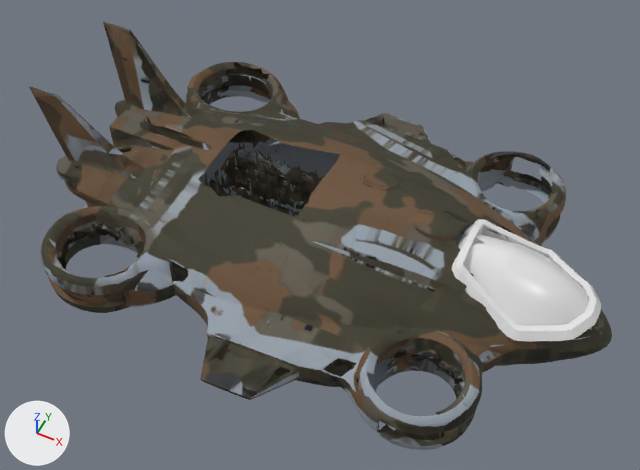
The glTF model game/models/battle/fh_battle_bomber_t5.glb, before and after one commit.
Camera for both pictures: a 50 mm lens placed at (0.452, -0.93, 1.1), pointed at (0.002, -0.03, -0.025). Every picture has the same lights, and +X, +Y and +Z are marked at lower left. The picture after the commit comes second. Vertices at exactly the same position are counted once.

Objects in the first picture: 'fh_battle_bomber_t5'.
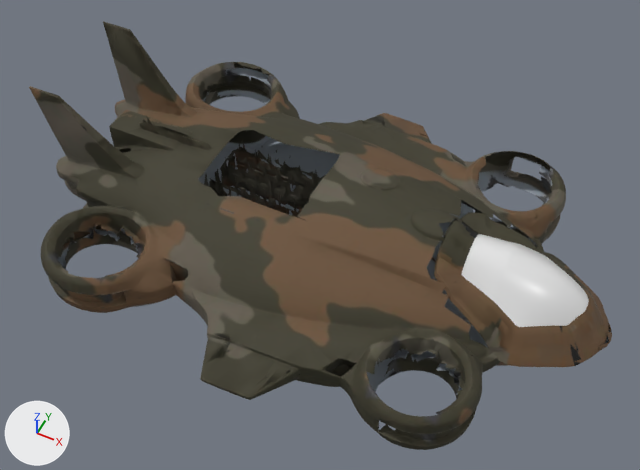
Where the change shows, as pixel boxes [x1, y1, x2, y2] in the pictures (640 x 470 px; the box of a moved part takes in the faces that stretch with it):
part 1 of me_fh_battle_bomber_t5, moved or reshaped: [55, 27, 612, 450] in both
part 2 of me_fh_battle_bomber_t5, surface changed: [29, 21, 612, 450] in both

The edits, one by one:
me_fh_battle_bomber_t5 is used by ob_fh_battle_bomber_t5; location (0.0, 0.0, 0.0).
me_fh_battle_bomber_t5 had 16888 vertices, 29875 faces and spanned x -0.5..0.5, y -0.348..0.348, z -0.166..0.166.
me_fh_battle_bomber_t5 now has 16421 vertices, 29876 faces and spans x -0.5..0.5, y -0.348..0.348, z -0.166..0.166.
me_fh_battle_bomber_t5 part 1: 49 vertices moved from x -0.412..0.485, y -0.313..0.256, z -0.154..0.069 to x -0.413..0.483, y -0.313..0.258, z -0.156..0.069; 1791 vertices removed from x -0.49..0.493, y -0.314..0.293, z -0.164..0.149; 1357 vertices added at x -0.49..0.493, y -0.317..0.293, z -0.165..0.149.
me_fh_battle_bomber_t5 part 2: 25289 kept faces spanning x -0.5..0.5, y -0.348..0.348, z -0.166..0.166 get new texture (UV) coordinates.
Other edits to the shape of me_fh_battle_bomber_t5 do not show in these pictures.
